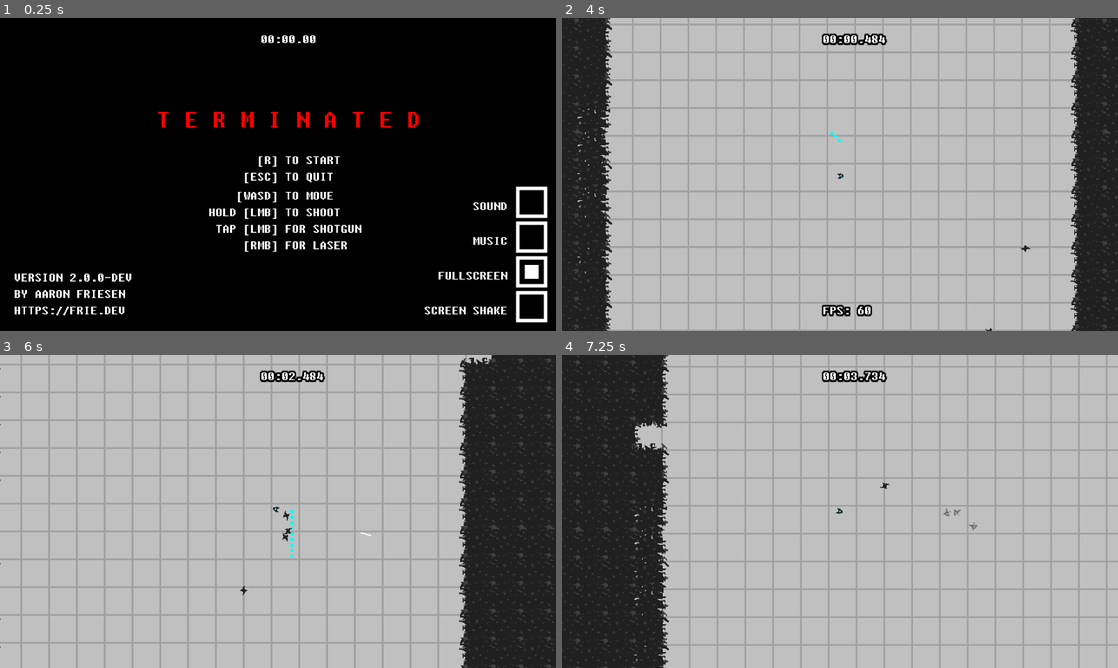
Above: before the commit, frames 1-4 (two rows, left to right).
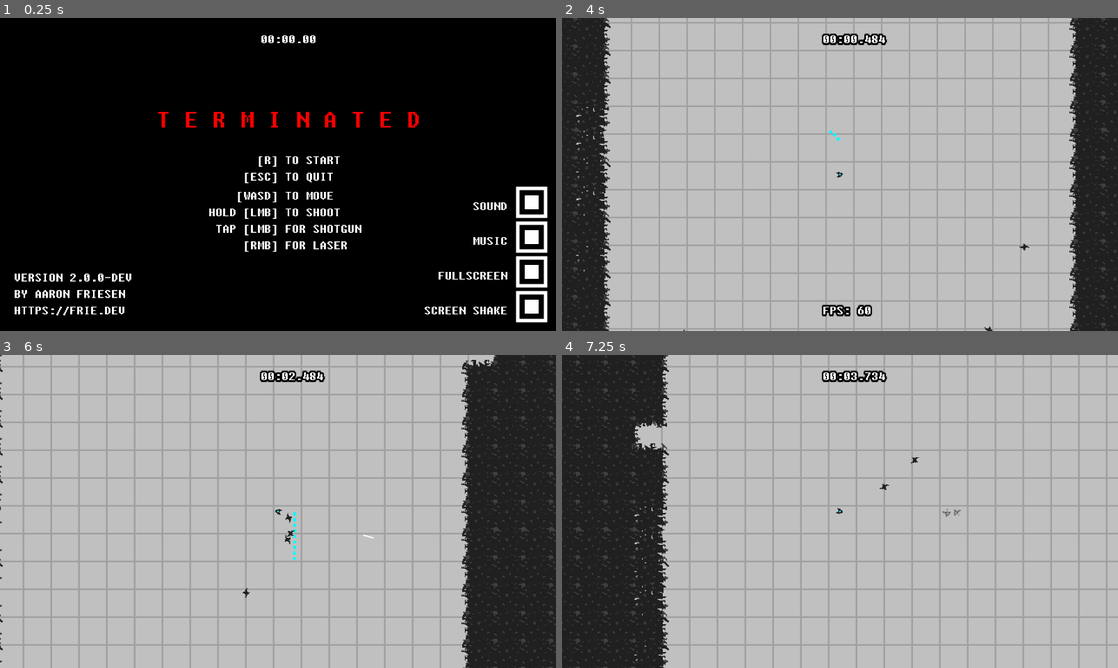
Above: after the commit, the same moments.

Repository: friedev/terminated
Game: Godot game, scene res://scenes/Main.tscn
Two runs of this game, one before a commit and one after it. Both use one fixed random seed, a clock stepped at 60 frames per second and the inputs below. Sound files missing from this copy of the repository are replaced by a short silence.
Inputs (mouse positions are in pixels of both pictures, inside the frame that each line leads up to):
- Up to frame 1 (0.25 s): no input
- Up to frame 2 (4 s): click (1095, 305) at 0.5 s; click (1095, 202) at 1.25 s; click (1095, 237) at 2 s; tap Enter at 2.75 s; move the mouse to (962, 158) at 2.77 s; hold Right (right) 2.78-3.53 s; hold F (fps) 2.78-3.53 s; tap R (restart) at 3.5 s; move the mouse to (728, 190) at 3.52 s; hold Down (down) from 3.53 s (still down); click (728, 190) at 3.6 s
- Up to frame 3 (6 s): move the mouse to (333, 442) at 4.27 s; release Down (down) at 4.28 s; hold Right (right) 4.28-5.03 s; hold Right mouse button (shoot2) 4.28-5.03 s; move the mouse to (250, 574) at 5.02 s; hold Up (up) 5.03-5.78 s; tap F (fps) at 5.1 s; move the mouse to (444, 558) at 5.77 s; press the mouse at (444, 558) at 5.78 s; hold Left (left) from 5.78 s (still down)
- Up to frame 4 (7.25 s): keep holding Left (left); move the mouse to (673, 464) at 6.52 s; release the mouse at (673, 464) at 6.53 s; right-click (673, 464) at 6.6 s

The runs differ from the first frame. In frame 1, 0.3% of the frame differs, in the area x 94-97%, y 56-95%; in frame 2, 16%; in frame 3, 17%, in the area x 0-100%, y 0-100%; in frame 4, less than 0.1%.

Commit message:
Check settings boxes by default

Diff:
--- a/scenes/Main.tscn
+++ b/scenes/Main.tscn
@@ -279,6 +279,7 @@
 theme_override_styles/hover = ExtResource("10")
 theme_override_styles/hover_pressed = ExtResource("11")
 theme_override_styles/focus = ExtResource("11")
+button_pressed = true
 
 [node name="MusicCheckBox" type="CheckBox" parent="MenuLayer/Control"]
 layout_mode = 0
@@ -301,6 +302,7 @@
 theme_override_styles/hover = ExtResource("10")
 theme_override_styles/hover_pressed = ExtResource("11")
 theme_override_styles/focus = ExtResource("11")
+button_pressed = true
 
 [node name="FullscreenCheckBox" type="CheckBox" parent="MenuLayer/Control"]
 layout_mode = 0
@@ -345,6 +347,7 @@
 theme_override_styles/hover = ExtResource("10")
 theme_override_styles/hover_pressed = ExtResource("11")
 theme_override_styles/focus = ExtResource("11")
+button_pressed = true
 
 [node name="Music" type="AudioStreamPlayer" parent="."]
 stream = ExtResource("2")
